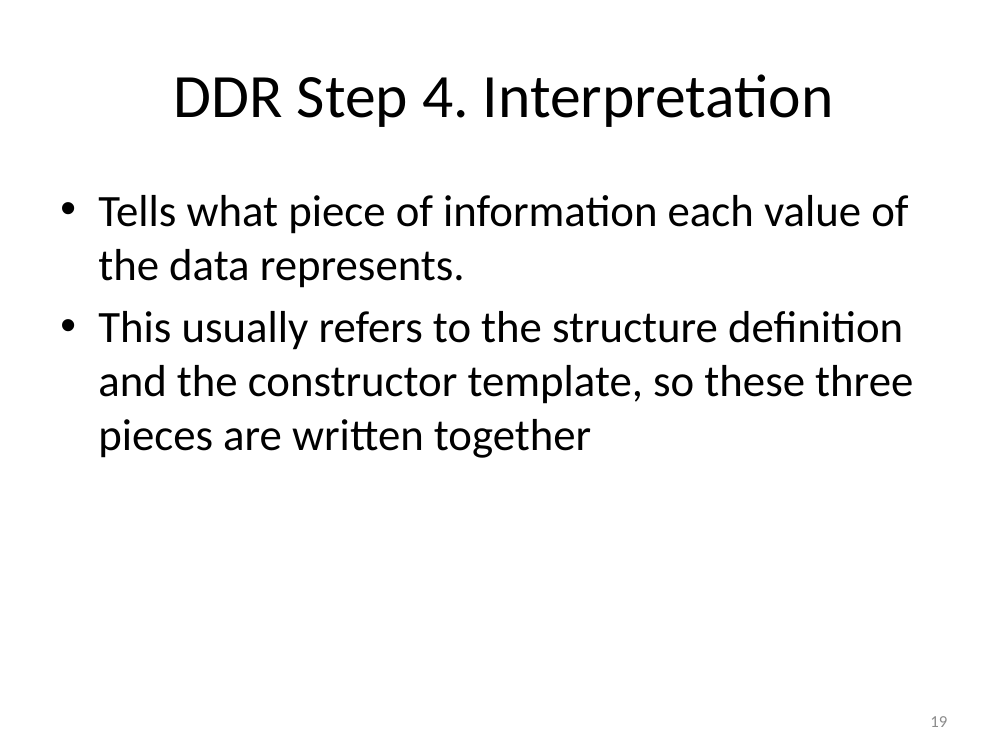
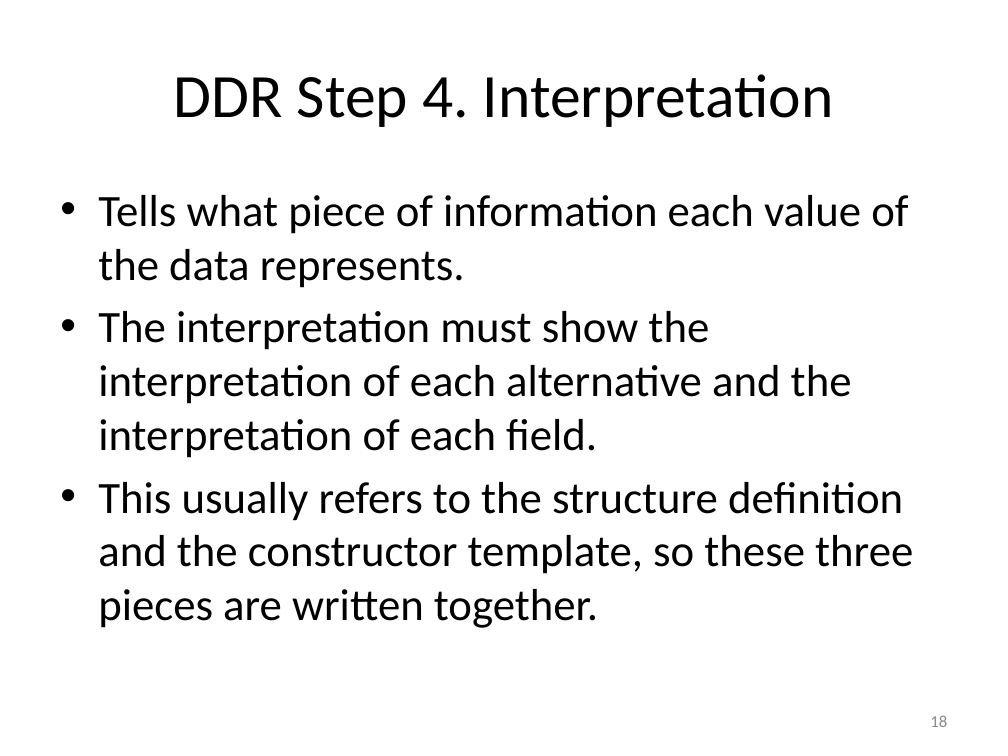
Before and after one commit to mwand/cs5010f16, a slide deck: slide 18 of Slides/Lesson 1.3 The Data Design Recipe.pptx (slide 19 before the commit). Drawn at 1008x756 pixels with LibreOffice and Linux fonts; fonts in the diff are those of the drawing. Boxes give left, top, right and bottom in pixels: in the first picture for what was removed or moved away, otherwise in the second. Text is boxed around its words. In the diff, an @@ line names an element or a change of style, - is before the commit and + after.

```diff
--- a/Slides/Lesson 1.3 The Data Design Recipe.pptx
+++ b/Slides/Lesson 1.3 The Data Design Recipe.pptx
@@ text at (98,311,913,628): text changed @@
-• This usually refers to the structure definition and the constructor template, so these three pieces are written together
+• The interpretation must show the interpretation of each alternative and the interpretation of each field.
+• This usually refers to the structure definition and the constructor template, so these three pieces are written together.
@@ page number at (930,715,947,727): text changed @@
-19
+18
```
Also in this commit, not shown: 8 other slides changed, 4 slides added, 1 slide removed, 14 other files.
